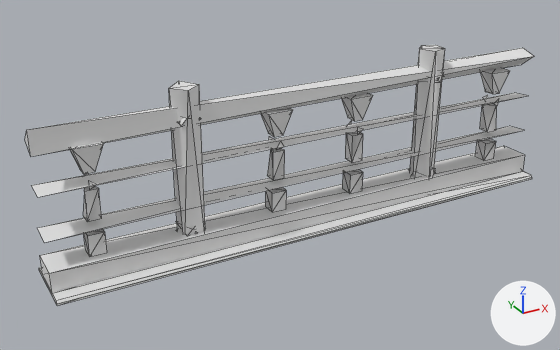
A saved change to the glTF model game/assets/props/SM_RedBridge_Parapet.glb.
Camera for both pictures: a 50 mm camera at (-2.76, -4.47, 2.67) aimed at (-0.27, 0.05, 0.4). Lighting does not change. The marker at lower right points along +X, +Y and +Z. The first picture is the older version. Mesh edges are drawn as thin lines. Vertices at exactly the same position are counted once.

The scene before the commit, as lines of its bpy script (objects in view):
```python
mat_x_prop = principled_material('X_Prop')
mat_x_prop.base_color = (0.8, 0.8, 0.8)  # white #e7e7e7
me_sm_redbridge_parapet_001 = bpy.data.meshes.new('SM_RedBridge_Parapet.001')
me_sm_redbridge_parapet_001.from_pydata(...)  # 265 vertices, 300 faces; spans x -2.0..2.0, y -0.24..0.24, z 0.0..1.2
me_sm_redbridge_parapet_001.materials.append(mat_x_prop)  # white #e7e7e7
ob_sm_redbridge_parapet = bpy.data.objects.new('SM_RedBridge_Parapet', me_sm_redbridge_parapet_001)
ob_sm_redbridge_parapet.location = (0.0, 0.0, 0.0)
```
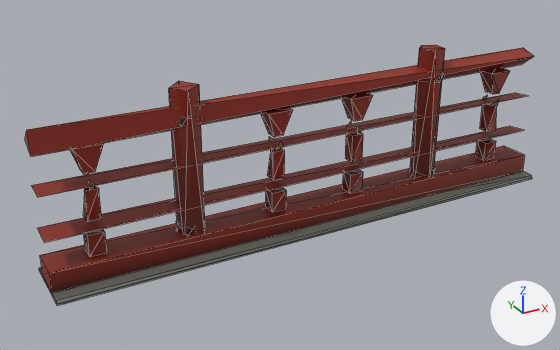
Location of each change, [x1, y1, x2, y2] in pixels of the pictures (560 x 350 px):
'SM_RedBridge_Parapet', recoloured (darker): [25, 45, 534, 306] in both

What changed in the scene script:
```text
Change mat_x_prop:
    add n2 = _N.new('ShaderNodeMix'); n2.name = 'Mix'
    add n2.data_type = 'RGBA'
    add n2.blend_type = 'MULTIPLY'
    add n2.inputs[0].default_value = 1.0  # 'Factor'
    add n2.inputs[7].default_value = (0.8, 0.8, 0.8, 1.0)  # 'B', white #e7e7e7
    add n3 = _N.new('ShaderNodeVertexColor'); n3.name = 'Color Attribute'
    where n0 = _N.new('ShaderNodeBsdfPrincipled'); n0.name = 'Principled BSDF'
    add _L.new(n2.outputs[2], n0.inputs[0])  # 'Result' to 'Base Color'
    add _L.new(n3.outputs[0], n2.inputs[6])  # 'Color' to 'A'
Change me_sm_redbridge_parapet_001:
    where me_sm_redbridge_parapet_001.from_pydata(...)  # 265 vertices, 300 faces; spans x -2.0..2.0, y -0.24..0.24, z 0.0..1.2
    used by ob_sm_redbridge_parapet; location = (0.0, 0.0, 0.0)
    me_sm_redbridge_parapet_001 part 1: vertex colours changed
```
